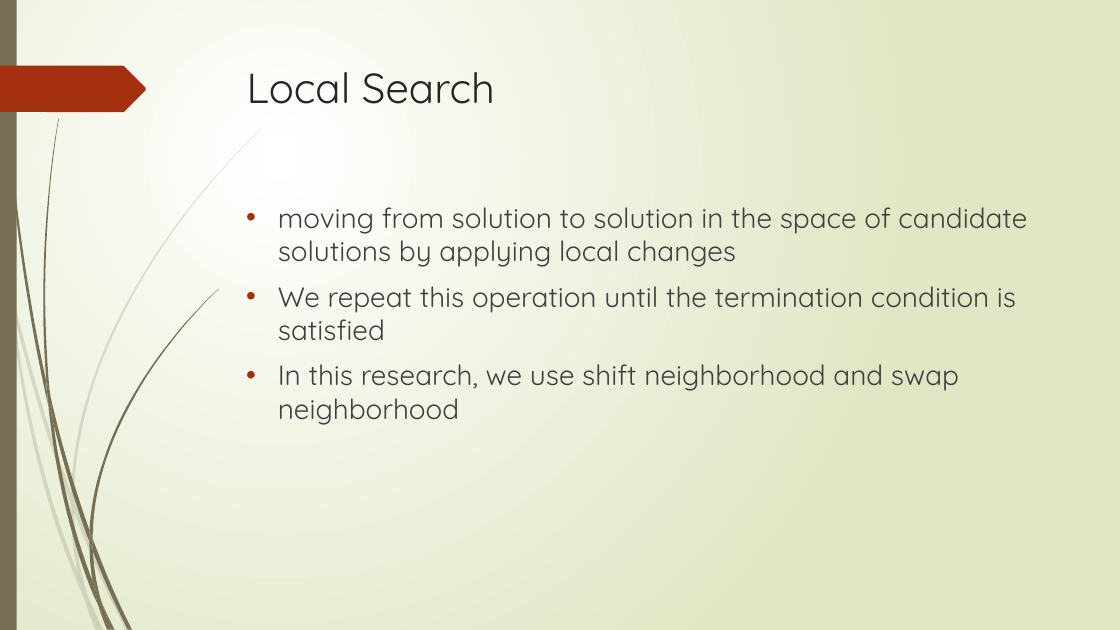
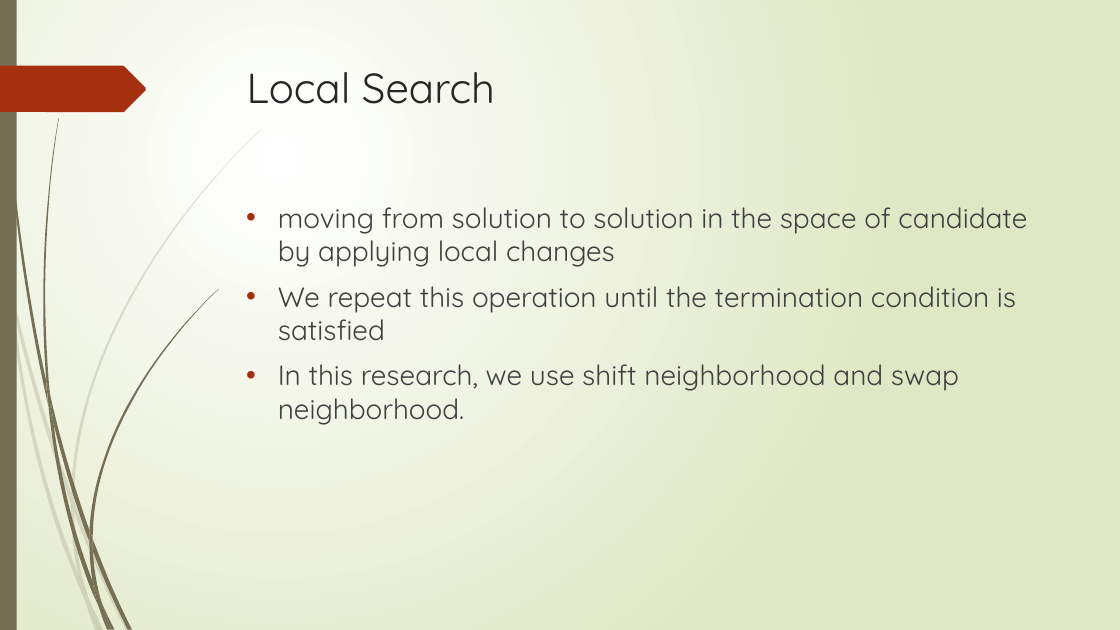
Before and after one commit to r-kurosu/kline_new, a slide deck: slide 30 of 竹田.pptx. Drawn at 1120x630 pixels with LibreOffice and Linux fonts; fonts in the diff are those of the drawing. Boxes give left, top, right and bottom in pixels: in the first picture for what was removed or moved away, otherwise in the second. Text is boxed around its words. In the diff, an @@ line names an element or a change of style, - is before the commit and + after.

```diff
--- a/竹田.pptx
+++ b/竹田.pptx
@@ text at [278, 207, 1027, 267]: text changed @@
-• moving from solution to solution in the space of candidate solutions by applying local changes
+• moving from solution to solution in the space of candidate by applying local changes
@@ text at [278, 364, 959, 425]: text changed @@
-• In this research, we use shift neighborhood and swap neighborhood
+• In this research, we use shift neighborhood and swap neighborhood.
```
Also in this commit, not shown: 4 other slides changed.
